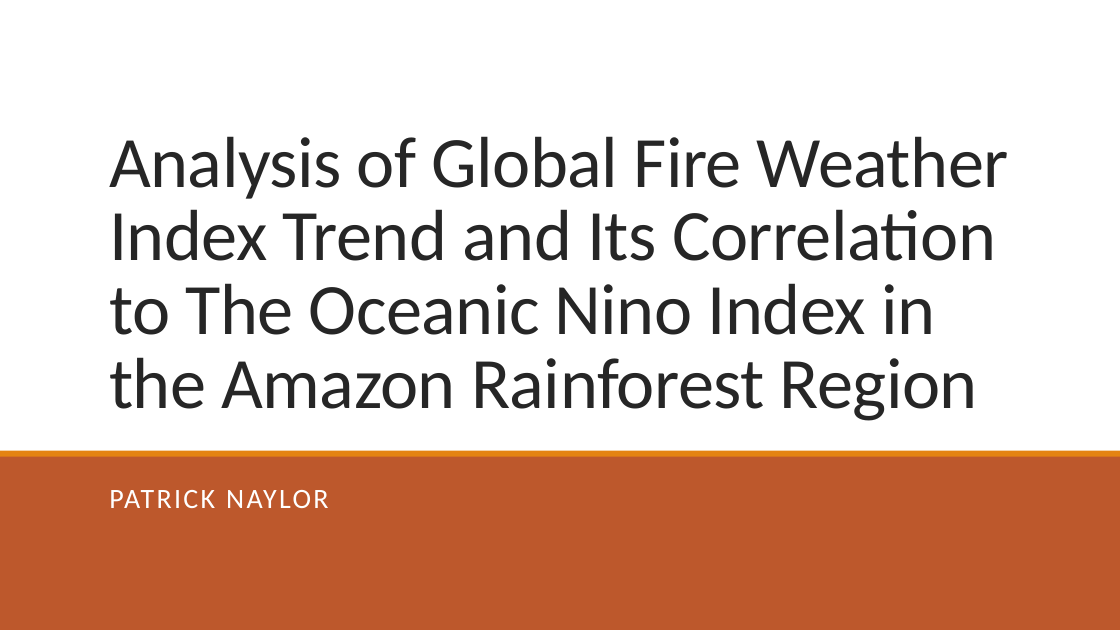
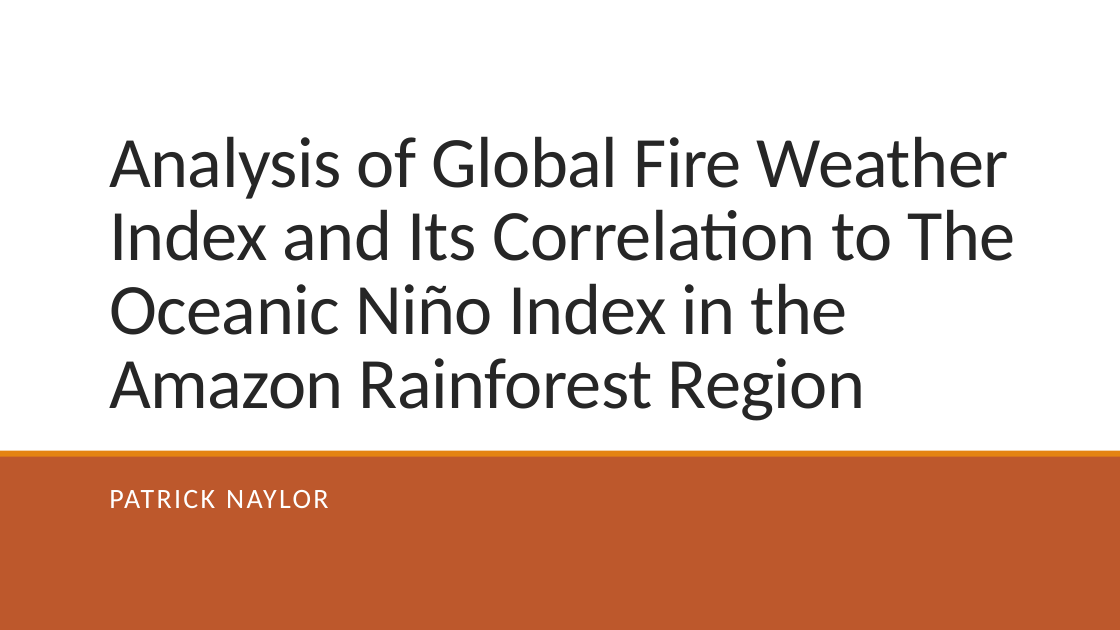
Before and after one commit to patrick-naylor/Global-FWI-ONI-Relationship, a slide deck: slide 1 of Final_Presentation.pptx. Drawn at 1120x630 pixels with LibreOffice and Linux fonts; fonts in the diff are those of the drawing. Boxes give left, top, right and bottom in pixels: in the first picture for what was removed or moved away, otherwise in the second. Text is boxed around its words. In the diff, an @@ line names an element or a change of style, - is before the commit and + after.

```diff
--- a/Final_Presentation.pptx
+++ b/Final_Presentation.pptx
@@ title at box(109, 136, 1015, 421): text changed @@
-Analysis of Global Fire Weather Index Trend and Its Correlation to The Oceanic Nino Index in the Amazon Rainforest Region
+Analysis of Global Fire Weather Index and Its Correlation to The Oceanic Niño Index in the Amazon Rainforest Region
```
Also in this commit, not shown: 16 other files.
